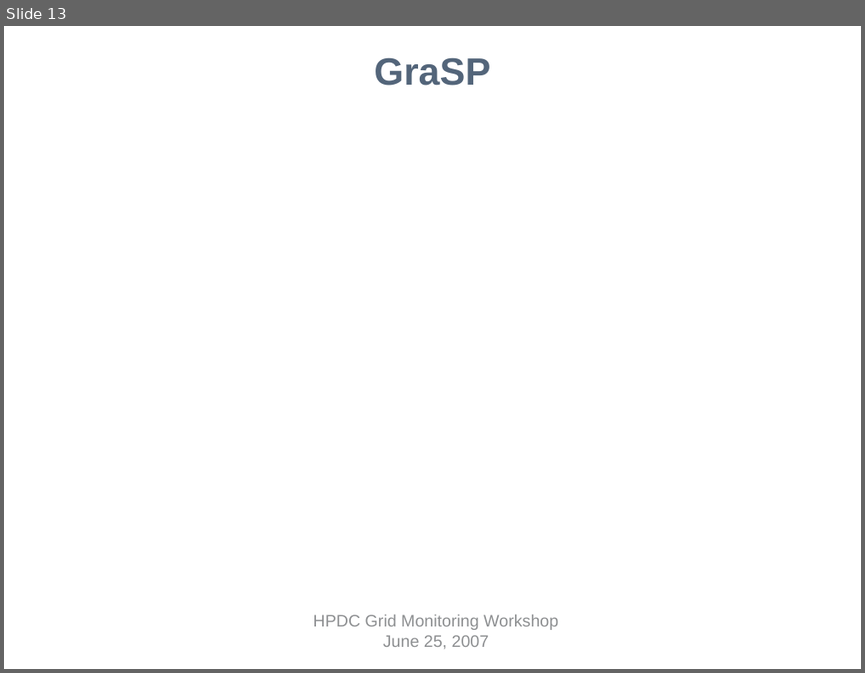
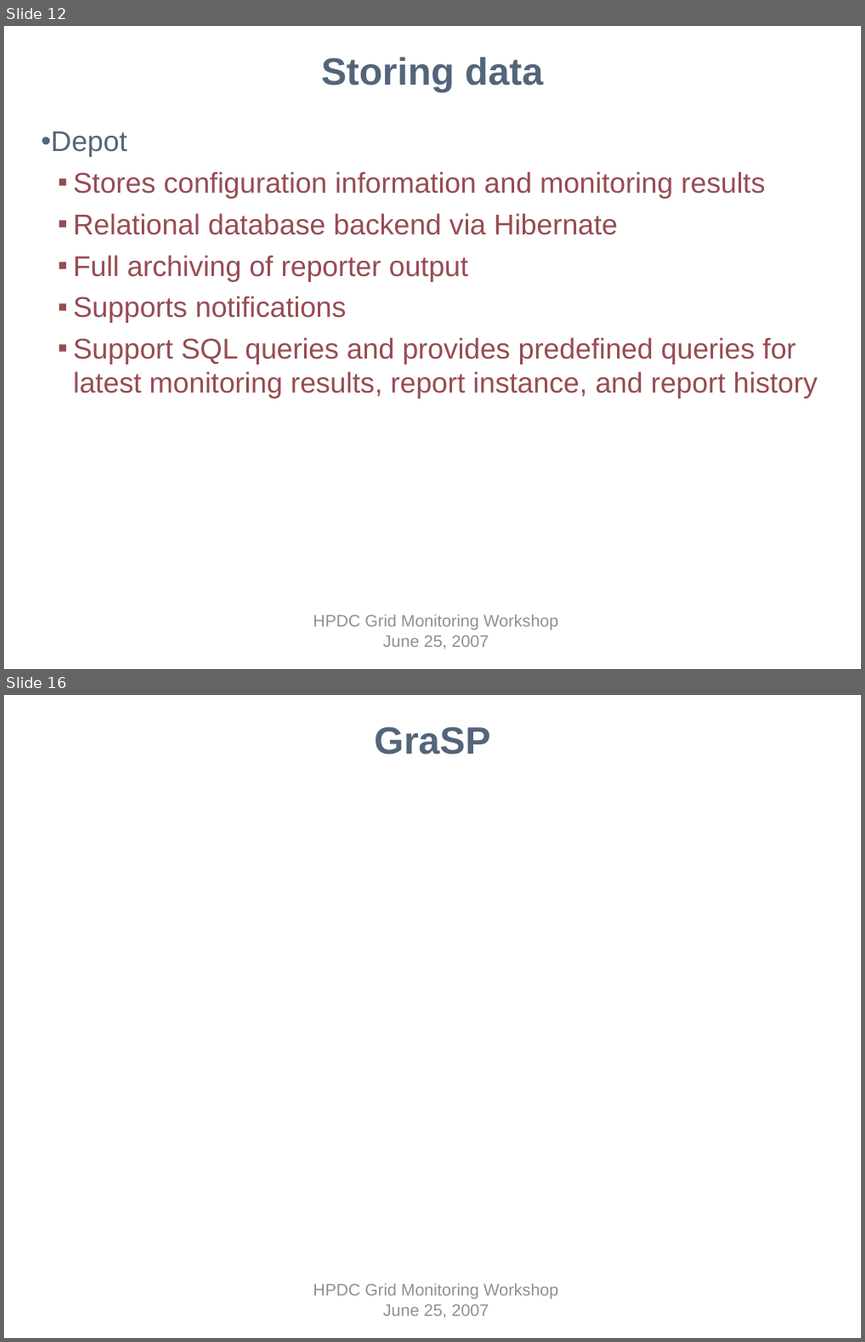
Before and after one commit to IncaProject/inca-xsede, a slide deck: talks/inca-gmw07.ppt. Shown one above the other, each under a label of ours: slide 13 before the commit, slides 12 and 16 after it; the slides between them are not shown. The pictures are 865x673 and 865x1342 pixels, drawn with LibreOffice and Linux fonts; fonts in the diff are those of the drawing; background and template pictures are left out. Boxes give left, top, right and bottom in pixels: in the first picture for what was removed or moved away, otherwise in the second. Text is boxed around its words. In the diff, an @@ line names an element or a change of style, - is before the commit and + after.

```diff
--- a/talks/inca-gmw07.ppt
+++ b/talks/inca-gmw07.ppt
@@ slide 12 added at (4, 26, 861, 669), background #FFFFFF; not listed: 1 template element that a slide beside it also shows @@
@@ title added at (321, 57, 543, 92), 32 pt, text #53657A, bold @@
+Storing data
@@ text added at (41, 131, 817, 398), 24 pt, text #974B52 @@
+• Depot
+  ▪ Stores configuration information and monitoring results
+  ▪ Relational database backend via Hibernate
+  ▪ Full archiving of reporter output
+  ▪ Supports notifications
+  ▪ Support SQL queries and provides predefined queries for latest monitoring results, report instance, and report history
@@ what was slide 13 is now slide 16 @@
```
Also in this commit, not shown: 3 slides changed, 8 other slides added, 5 slides removed.
